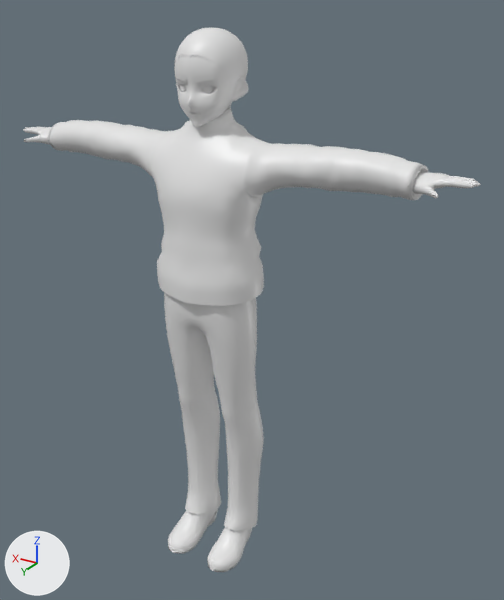
A saved change to the FBX model Assets/Models/Aron.fbx.
One viewpoint serves both versions: a 50 mm camera at (-1.169, 1.694, 1.842) aimed at (-0.102, -0.085, 0.952). The lights are fixed; the arrows at lower left show +X, +Y and +Z. The picture after the commit comes second.

In view in the first picture: 'Body', 'Face'.
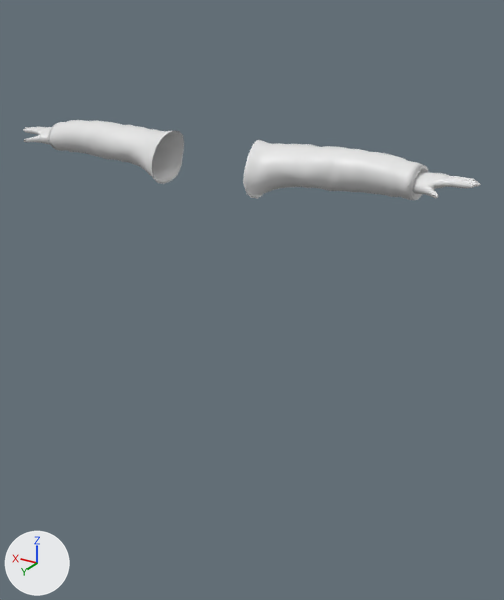
Where the change shows, as pixel boxes [x1, y1, x2, y2] in the pictures (504 x 600 px):
'Body', reshaped (85% shorter)
    before: [23, 27, 481, 572]
    after: [23, 120, 481, 200]
'Face', deleted
    before: [174, 54, 248, 127]
part 1 of me_body__merged__baked_001, deleted
    before: [164, 27, 264, 572]
part 2 of me_body__merged__baked_001, deleted
    before: [152, 107, 264, 306]

Diff of the bpy script that builds the scene:
```diff
--- a/Assets/Models/Aron.fbx.py
+++ b/Assets/Models/Aron.fbx.py
@@ me_body__merged__baked_001 @@
 # used by ob_body; location = (0.0, 0.0, 0.0)
-me_body__merged__baked_001.from_pydata(...)  # 7702 vertices, 8270 faces; spans x -0.79..0.79, y -0.14..0.16, z 0.0..1.77
+me_body__merged__baked_001.from_pydata(...)  # 2204 vertices, 2454 faces; spans x -0.79..0.79, y -0.1..0.08, z 1.32..1.48
+# me_body__merged__baked_001 part 1: 16 loose pieces with 4952 vertices, spanning x -0.16..0.16, y -0.14..0.16, z 0.0..1.77, are deleted
+# me_body__merged__baked_001 part 2: 546 vertices removed from x -0.18..0.18, y -0.13..0.13, z 1.0..1.56
 me_body__merged__baked_001.materials.append(mat_m_aronbody)
@@ ob_face @@
-ob_face = bpy.data.objects.new('Face', me_face__merged__baked_001)
-ob_face.location = (0.0, 0.0, 0.0)
```
